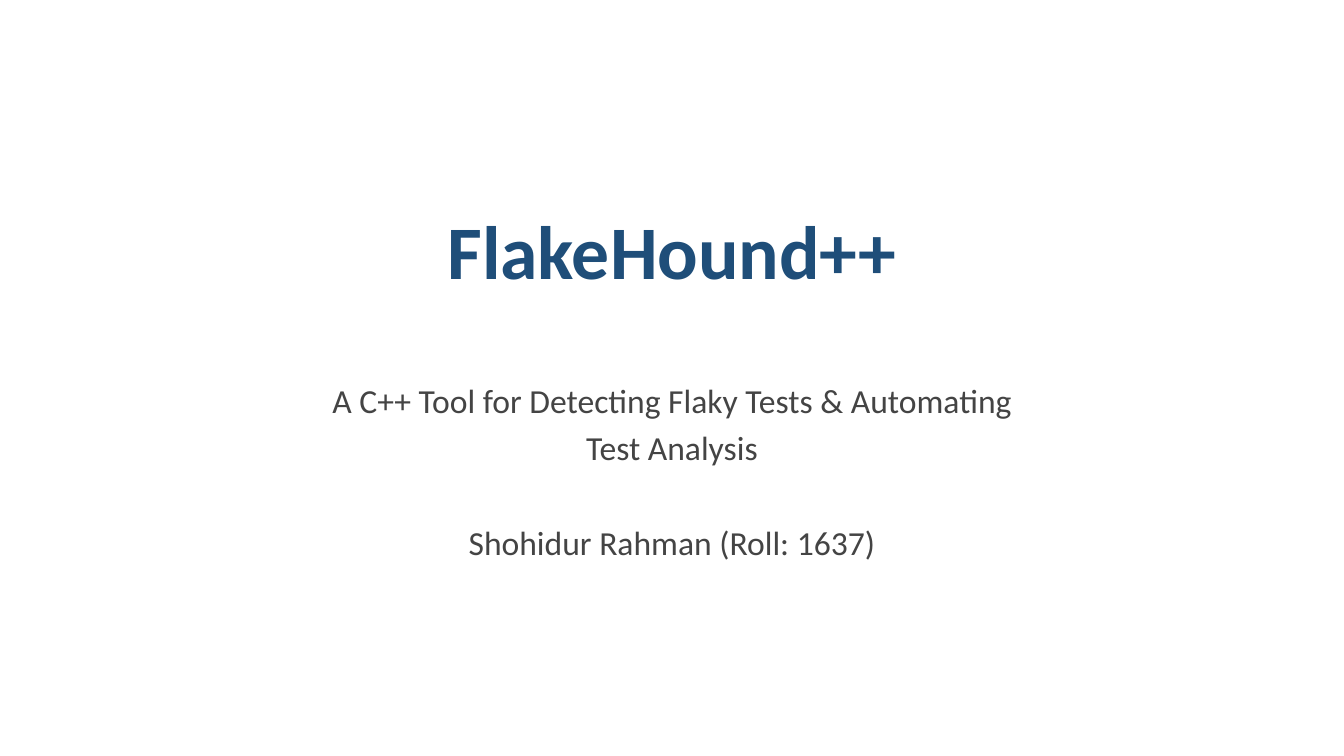
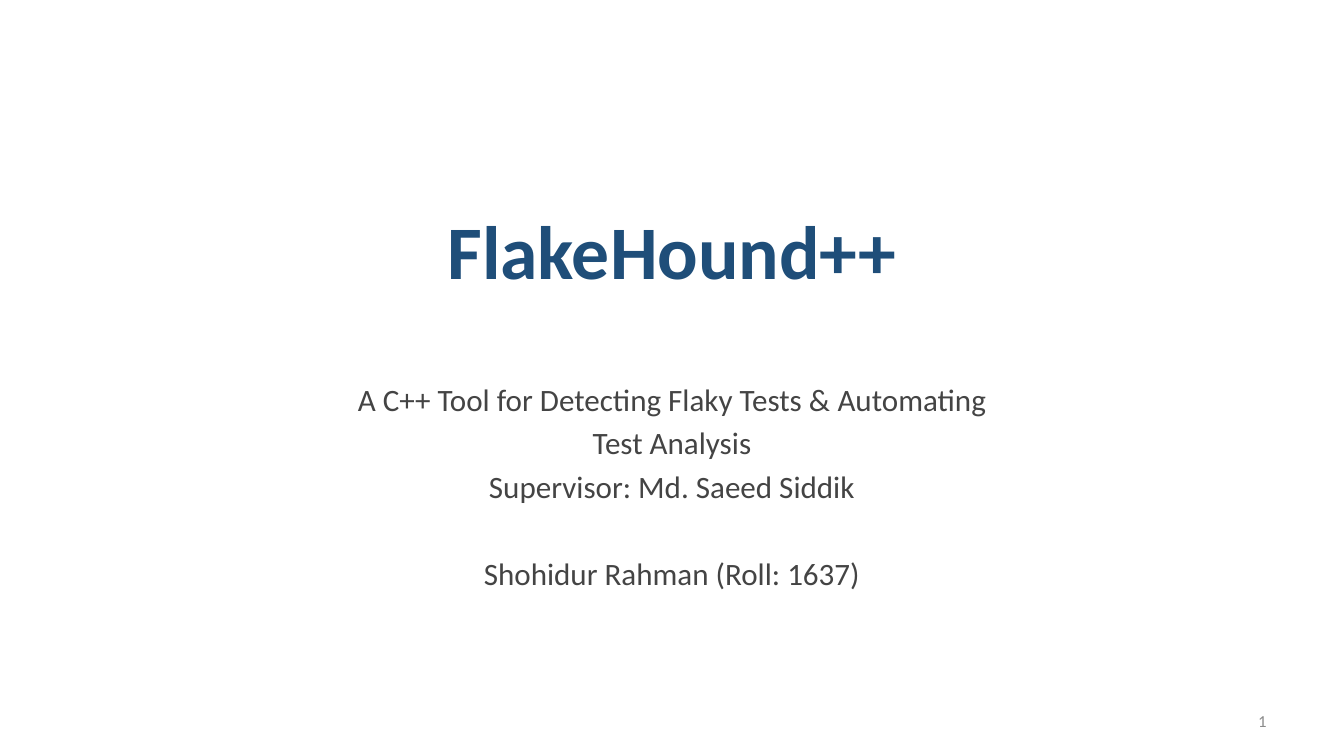
Before and after one commit to UniqueSwagger/FlakeHound-, a slide deck: slide 1 of FlakeHound_Presentation_Final.pptx. Drawn at 1344x756 pixels with LibreOffice and Linux fonts; fonts in the diff are those of the drawing. Boxes give left, top, right and bottom in pixels: in the first picture for what was removed or moved away, otherwise in the second. Text is boxed around its words. In the diff, an @@ line names an element or a change of style, - is before the commit and + after.

```diff
--- a/FlakeHound_Presentation_Final.pptx
+++ b/FlakeHound_Presentation_Final.pptx
@@ subtitle at bbox=[358, 389, 986, 589]: size 24 to 22.2 pt in "A C++ Tool for Detecting Flaky Tests ...", "Test Analysis", "Shohidur Rahman (Roll: 1637)" @@
@@ subtitle at bbox=[489, 476, 854, 503]: paragraph added @@
+Supervisor: Md. Saeed Siddik
@@ page number added at bbox=[1258, 716, 1266, 727], 12 pt, text #8C8C8C @@
+1
```
Also in this commit, not shown: 6 other slides changed, 3 slides added, 6 slides removed, 8 other files.
